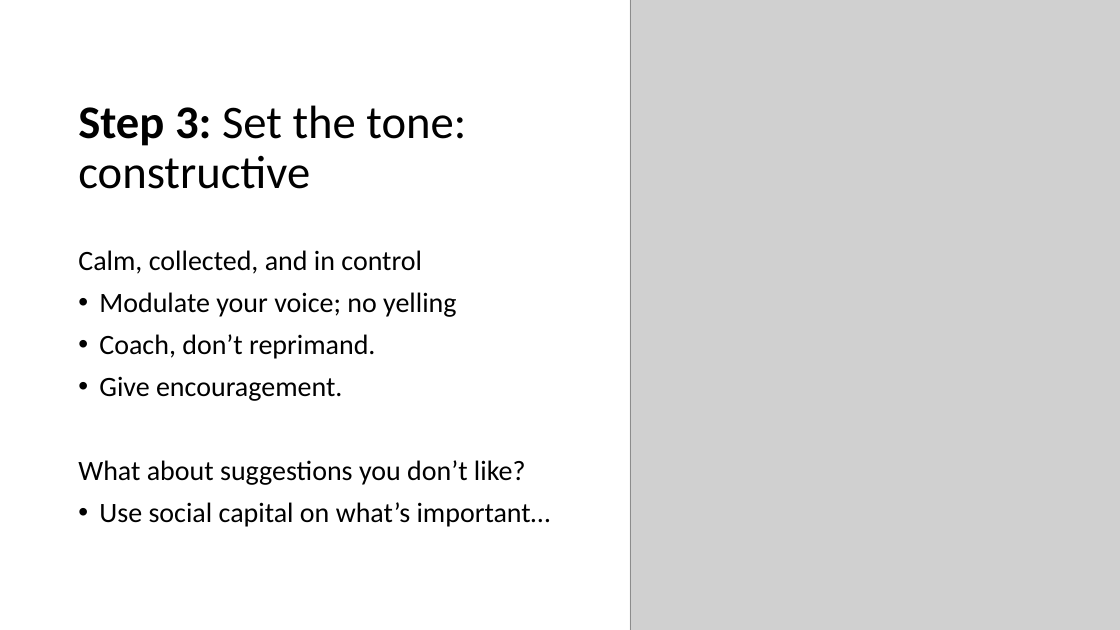
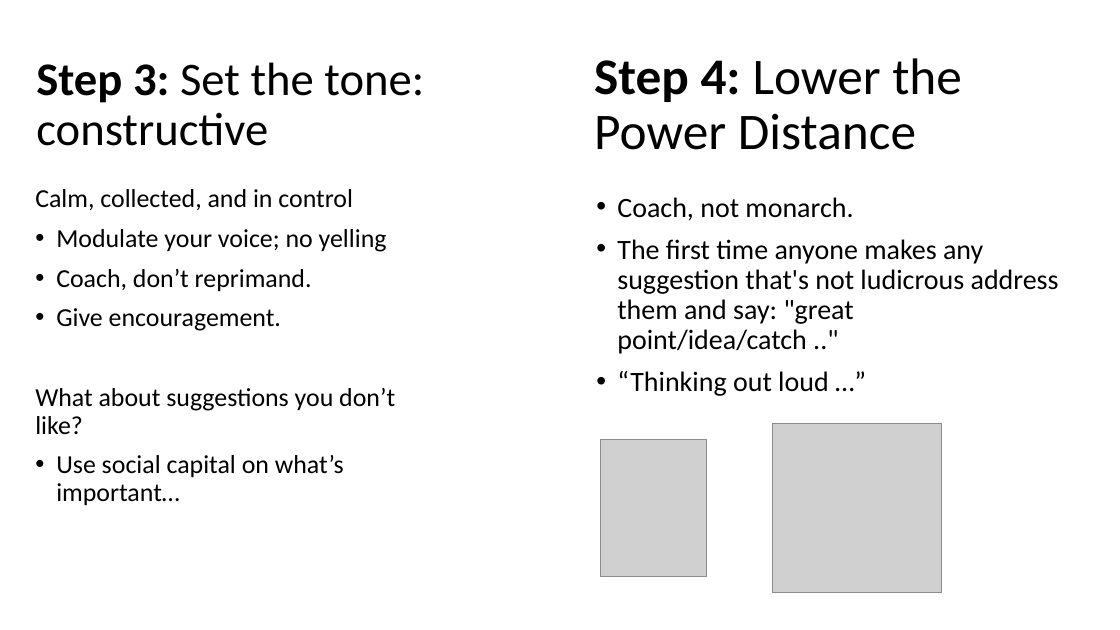
Before and after one commit to reblocke/reblocke.github.io, a slide deck: slide 9 of files/code-rrt/Leadership.pptx (slide 10 before the commit). Drawn at 1120x630 pixels with LibreOffice and Linux fonts; fonts in the diff are those of the drawing; grey boxes stand for pictures. Boxes give left, top, right and bottom in pixels: in the first picture for what was removed or moved away, otherwise in the second. Text is boxed around its words. In the diff, an @@ line names an element or a change of style, - is before the commit and + after.

```diff
--- a/files/code-rrt/Leadership.pptx
+++ b/files/code-rrt/Leadership.pptx
@@ title "Step 3: Set the tone: ...": place and size @@
-title "Step 3: Set the tone: ..." at box(78, 105, 466, 189)
+title "Step 3: Set the tone: ..." at box(36, 62, 424, 146)
@@ text added at box(594, 58, 962, 150), 44 pt, text #000000 @@
+Step 4: Lower the Power Distance
@@ text "Calm, collected, and in control": place and size @@
-text "Calm, collected, and in control" at box(78, 250, 551, 527)
+text "Calm, collected, and in control" at box(35, 189, 395, 506)
@@ text "Calm, collected, and in control" at box(35, 189, 395, 506): size 24 to 22.2 pt @@
@@ text added at box(617, 197, 1059, 396), 24 pt, text #000000 @@
+• Coach, not monarch.
+• The first time anyone makes any suggestion that's not ludicrous address them and say: "great point/idea/catch .."
+• “Thinking out loud …”
@@ picture: place and size @@
-picture at box(630, 0, 1120, 630)
+picture at box(601, 440, 707, 576)
@@ picture added at box(773, 423, 943, 593) @@
```
Also in this commit, not shown: 1 other slide changed, 2 slides removed, 4 other files.
